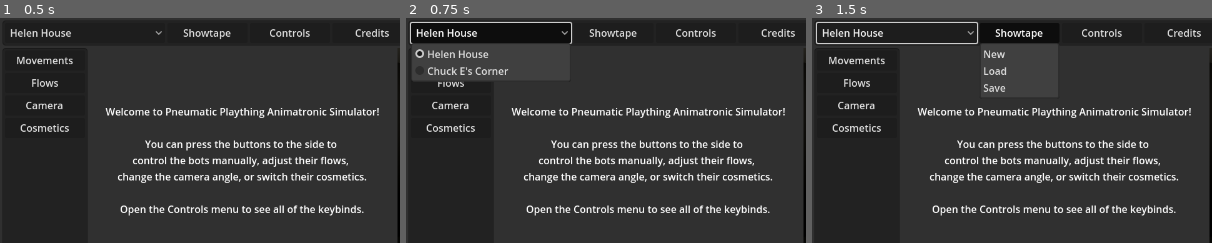
Above: before the commit, frames 1-3 (left to right).
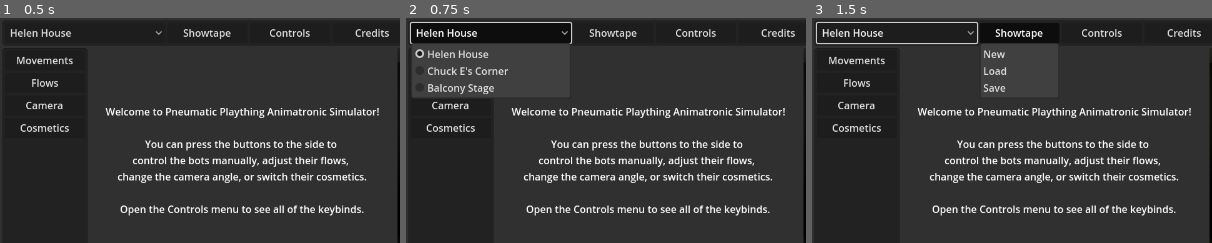
Above: after the commit, the same moments.

Repository: pizzaperp95/PneumaticPlaything
Game: Godot game, scene res://Scenes/GUI/EditorScreen.tscn
Same seed, same stepped clock (60 frames per second), same inputs: the game is played once before the commit and once after it.
Inputs:
- Up to frame 1 (0.5 s): no input
- Up to frame 2 (0.75 s): click "Helen House" at 0.5 s
- Up to frame 3 (1.5 s): click "Showtape" at 1.25 s
The pictures show only the part of the screen within x 0-50%, y 0-50%; the shares and areas given below are measured in that part.

Frame 1 is identical in both runs. In frame 2, 1.3% of the frame differs, in the area x 1-41%, y 28-36%; in frame 3, nothing differs.

Commit message:
jasper and helen balcony edition

Diff:
--- a/Scenes/GUI/EditorScreen.tscn
+++ b/Scenes/GUI/EditorScreen.tscn
@@ -199,11 +199,13 @@
 offset_right = 260.0
 offset_bottom = 36.0
 selected = 0
-item_count = 2
+item_count = 3
 popup/item_0/text = "Helen House"
 popup/item_0/id = 0
 popup/item_1/text = "Chuck E's Corner"
 popup/item_1/id = 1
+popup/item_2/text = "Balcony Stage"
+popup/item_2/id = 2
 
 [node name="MenuButton" type="MenuButton" parent="MenuBar"]
 layout_mode = 0
--- /dev/null
+++ b/Scenes/Stages/Balcony.tscn
@@ -0,0 +1,37 @@
+[gd_scene load_steps=6 format=3 uid="uid://d2g6chunc572s"]
+
+[ext_resource type="PackedScene" uid="uid://d34xfaignny8j" path="res://Models/Cyberamics/Cyber Helen.glb" id="1_w3m2i"]
+[ext_resource type="Script" uid="uid://bu68w4jnh0n2b" path="res://Scripts/AnimatronicController.gd" id="2_t4ere"]
+[ext_resource type="PackedScene" uid="uid://c2j62syov3skq" path="res://Models/Cyberamics/Cyberamic Chuck.glb" id="3_45mf1"]
+[ext_resource type="PackedScene" uid="uid://ba7i8p8olef2s" path="res://Models/Cyberamics/Cyber Jasper.glb" id="4_t4ere"]
+
+[sub_resource type="Environment" id="Environment_w3m2i"]
+ambient_light_source = 1
+
+[node name="Balcony" type="Node3D"]
+
+[node name="Jasper" parent="." instance=ExtResource("4_t4ere")]
+transform = Transform3D(0.965926, 0, 0.258819, 0, 1, 0, -0.258819, 0, 0.965926, -2, 0, 0)
+script = ExtResource("2_t4ere")
+
+[node name="Chuck" parent="." instance=ExtResource("3_45mf1")]
+script = ExtResource("2_t4ere")
+
+[node name="Helen" parent="." instance=ExtResource("1_w3m2i")]
+transform = Transform3D(0.866025, 0, -0.5, 0, 1, 0, 0.5, 0, 0.866025, 2, 0, 0)
+script = ExtResource("2_t4ere")
+
+[node name="Angle 1" type="Camera3D" parent="."]
+transform = Transform3D(1, 0, 0, 0, 0.97377, 0.227535, 0, -0.227535, 0.97377, 0, 1.81733, 3)
+fov = 60.0
+
+[node name="WorldEnvironment" type="WorldEnvironment" parent="."]
+environment = SubResource("Environment_w3m2i")
+
+[node name="OmniLight3D" type="OmniLight3D" parent="."]
+transform = Transform3D(1, 0, 0, 0, 1, 0, 0, 0, 1, 2, 1.5, 2)
+light_color = Color(1, 0.960784, 0.85098, 1)
+
+[node name="OmniLight3D2" type="OmniLight3D" parent="."]
+transform = Transform3D(1, 0, 0, 0, 1, 0, 0, 0, 1, -2, 1.5, 2)
+light_color = Color(1, 0.960784, 0.85098, 1)
--- a/Scenes/Stages/ChuckEsCorner.tscn
+++ b/Scenes/Stages/ChuckEsCorner.tscn
@@ -71,12 +71,12 @@
 script = ExtResource("4_8suoo")
 
 [node name="Chuck" type="SpotLight3D" parent="Color Spots"]
-transform = Transform3D(-0.972974, -0.0597654, 0.223048, 2.26267e-08, 0.965926, 0.258819, -0.230916, 0.251824, -0.939821, -1.57812, 4.57895, -1.25599)
+transform = Transform3D(-0.995147, -0.00124532, 0.0983965, 0.0311161, 0.944632, 0.326653, -0.0933553, 0.328129, -0.940009, -1.57812, 4.57895, -1.25599)
 visible = false
 light_color = Color(0, 0.538333, 0.85, 1)
 light_energy = 3.0
 spot_range = 6.53799
-spot_angle = 30.5982
+spot_angle = 33.4444
 spot_angle_attenuation = 0.1
 
 [node name="Angle 1" type="Camera3D" parent="."]
--- a/Scripts/EditorScreen.gd
+++ b/Scripts/EditorScreen.gd
@@ -104,11 +104,11 @@
 			41: { "bot": "Warblettes", "movement": "Mouth", "flow_in": 4.0, "flow_out": 3.0 },
 			44: { "bot": "Warblettes", "movement": "Body Rock", "flow_in": 1.0, "flow_out": 1.0 },
 			50: { "bot": "Spots", "movement": "Chuck", "flow_in": "None", "flow_out": "None" },
-			56: { "bot": "Spots", "movement": "Warblettes", "flow_in": "None", "flow_out": "None" },
 			71: { "bot": "Floods", "movement": "Red", "flow_in": "None", "flow_out": "None" },
 			72: { "bot": "Floods", "movement": "Green", "flow_in": "None", "flow_out": "None" },
 			73: { "bot": "Floods", "movement": "Blue", "flow_in": "None", "flow_out": "None" },
 			79: { "bot": "Color Spots", "movement": "Chuck", "flow_in": "None", "flow_out": "None" },
+			111: { "bot": "Spots", "movement": "Warblettes", "flow_in": "None", "flow_out": "None" },
 		},
 
 		"cosmetics":
@@ -225,6 +225,226 @@
 				},
 			}
 		}
+	},
+	"Balcony Stage":
+	{
+		"bits": 24,
+		"scene": "res://Scenes/Stages/Balcony.tscn",
+		"scene_ref_base": "SubViewport/Balcony/",
+		"camera_count": 1,
+
+		"ust_type": "Cyberamics",
+
+		"bit_mapping":
+		{
+			1: { "bot": "Chuck", "movement": "Mouth", "flow_in": 7.5, "flow_out": 6.0 },
+			2: { "bot": "Chuck", "movement": "Head Left", "flow_in": 0.8, "flow_out": 1.0 },
+			3: { "bot": "Chuck", "movement": "Head Right", "flow_in": 1.0, "flow_out": 1.0 },
+			4: { "bot": "Chuck", "movement": "Head Up", "flow_in": 2.0, "flow_out": 1.0 },
+			5: { "bot": "Chuck", "movement": "Eyes Left", "flow_in": 4.0, "flow_out": 3.0 },
+			6: { "bot": "Chuck", "movement": "Eyes Right", "flow_in": 4.0, "flow_out": 3.0 },
+			7: { "bot": "Chuck", "movement": "Eyelids", "flow_in": 7.5, "flow_out": 5.0 },
+			8: { "bot": "Chuck", "movement": "Right Arm", "flow_in": 2.0, "flow_out": 1.0 },
+			9: { "bot": "Helen", "movement": "Mouth", "flow_in": 7.5, "flow_out": 6.0 },
+			10: { "bot": "Helen", "movement": "Head Left", "flow_in": 0.8, "flow_out": 1.0 },
+			11: { "bot": "Helen", "movement": "Head Right", "flow_in": 1.0, "flow_out": 1.0 },
+			12: { "bot": "Helen", "movement": "Head Up", "flow_in": 2.0, "flow_out": 1.0 },
+			13: { "bot": "Helen", "movement": "Eyes Left", "flow_in": 4.0, "flow_out": 3.0 },
+			14: { "bot": "Helen", "movement": "Eyes Right", "flow_in": 4.0, "flow_out": 3.0 },
+			15: { "bot": "Helen", "movement": "Eyelids", "flow_in": 7.5, "flow_out": 5.0 },
+			16: { "bot": "Helen", "movement": "Right Arm", "flow_in": 2.0, "flow_out": 1.0 },
+			25: { "bot": "Jasper", "movement": "Mouth", "flow_in": 7.5, "flow_out": 6.0 },
+			26: { "bot": "Jasper", "movement": "Head Left", "flow_in": 1.0, "flow_out": 1.0 },
+			27: { "bot": "Jasper", "movement": "Head Right", "flow_in": 1.0, "flow_out": 1.0 },
+			28: { "bot": "Jasper", "movement": "Head Up", "flow_in": 2.0, "flow_out": 1.0 },
+			29: { "bot": "Jasper", "movement": "Eyes Left", "flow_in": 4.0, "flow_out": 3.0 },
+			30: { "bot": "Jasper", "movement": "Eyes Right", "flow_in": 4.0, "flow_out": 3.0 },
+			31: { "bot": "Jasper", "movement": "Eyelids", "flow_in": 7.5, "flow_out": 5.0 },
+			32: { "bot": "Jasper", "movement": "Strum", "flow_in": 2.0, "flow_out": 1.0 },
+		},
+
+		"cosmetics":
+		{
+			"Chuck E. Hat":
+			{
+				"Derby":
+				{
+					"Chuck/Chuck/Skeleton3D/Avenger Hat": false,
+					"Chuck/Chuck/Skeleton3D/Cool Chuck Hat": false,
+					"Chuck/Chuck/Skeleton3D/Derby": true,
+				},
+				"Cool Chuck":
+				{
+					"Chuck/Chuck/Skeleton3D/Avenger Hat": false,
+					"Chuck/Chuck/Skeleton3D/Cool Chuck Hat": true,
+					"Chuck/Chuck/Skeleton3D/Derby": false,
+				},
+				"Avenger":
+				{
+					"Chuck/Chuck/Skeleton3D/Avenger Hat": true,
+					"Chuck/Chuck/Skeleton3D/Cool Chuck Hat": false,
+					"Chuck/Chuck/Skeleton3D/Derby": false,
+				},
+				"None":
+				{
+					"Chuck/Chuck/Skeleton3D/Avenger Hat": false,
+					"Chuck/Chuck/Skeleton3D/Cool Chuck Hat": false,
+					"Chuck/Chuck/Skeleton3D/Derby": false,
+				}
+			},
+
+			"Chuck E. Shirt":
+			{
+				"Yellow Checker Vest":
+				{
+					"Chuck/Chuck/Skeleton3D/Avenger Shirt": false,
+					"Chuck/Chuck/Skeleton3D/Cool Chuck Shirt": false,
+					"Chuck/Chuck/Skeleton3D/Black Bowtie": true,
+					"Chuck/Chuck/Skeleton3D/Buttons": true,
+					"Chuck/Chuck/Skeleton3D/Vest Trim": true,
+					"Chuck/Chuck/Skeleton3D/Yellow Checker Vest": true,
+					"Chuck/Chuck/Skeleton3D/Rocker Vest": false,
+				},
+				"Red Vest":
+				{
+					"Chuck/Chuck/Skeleton3D/Avenger Shirt": false,
+					"Chuck/Chuck/Skeleton3D/Cool Chuck Shirt": false,
+					"Chuck/Chuck/Skeleton3D/Black Bowtie": true,
+					"Chuck/Chuck/Skeleton3D/Buttons": true,
+					"Chuck/Chuck/Skeleton3D/Vest Trim": true,
+					"Chuck/Chuck/Skeleton3D/Yellow Checker Vest": false,
+					"Chuck/Chuck/Skeleton3D/Rocker Vest": true,
+				},
+				"Cool Chuck Shirt":
+				{
+					"Chuck/Chuck/Skeleton3D/Avenger Shirt": false,
+					"Chuck/Chuck/Skeleton3D/Cool Chuck Shirt": true,
+					"Chuck/Chuck/Skeleton3D/Black Bowtie": false,
+					"Chuck/Chuck/Skeleton3D/Buttons": false,
+					"Chuck/Chuck/Skeleton3D/Vest Trim": false,
+					"Chuck/Chuck/Skeleton3D/Yellow Checker Vest": false,
+					"Chuck/Chuck/Skeleton3D/Rocker Vest": false,
+				},
+				"Avenger Shirt":
+				{
+					"Chuck/Chuck/Skeleton3D/Avenger Shirt": true,
+					"Chuck/Chuck/Skeleton3D/Cool Chuck Shirt": false,
+					"Chuck/Chuck/Skeleton3D/Black Bowtie": false,
+					"Chuck/Chuck/Skeleton3D/Buttons": false,
+					"Chuck/Chuck/Skeleton3D/Vest Trim": false,
+					"Chuck/Chuck/Skeleton3D/Yellow Checker Vest": false,
+					"Chuck/Chuck/Skeleton3D/Rocker Vest": false,
+				}
+			},
+
+			"Chuck E. Mask":
+			{
+				"PTT":
+				{
+					"Chuck/Chuck/Skeleton3D/PTT Ears": true,
+					"Chuck/Chuck/Skeleton3D/PTT Ears Inside": true,
+					"Chuck/Chuck/Skeleton3D/PTT Jaw": true,
+					"Chuck/Chuck/Skeleton3D/PTT Muzzle": true,
+					"Chuck/Chuck/Skeleton3D/Modern Ears": false,
+					"Chuck/Chuck/Skeleton3D/Modern Ears Inside": false,
+					"Chuck/Chuck/Skeleton3D/Modern Jaw": false,
+					"Chuck/Chuck/Skeleton3D/Modern Muzzle": false,
+				},
+				"Modern":
+				{
+					"Chuck/Chuck/Skeleton3D/PTT Ears": false,
+					"Chuck/Chuck/Skeleton3D/PTT Ears Inside": false,
+					"Chuck/Chuck/Skeleton3D/PTT Jaw": false,
+					"Chuck/Chuck/Skeleton3D/PTT Muzzle": false,
+					"Chuck/Chuck/Skeleton3D/Modern Ears": true,
+					"Chuck/Chuck/Skeleton3D/Modern Ears Inside": true,
+					"Chuck/Chuck/Skeleton3D/Modern Jaw": true,
+					"Chuck/Chuck/Skeleton3D/Modern Muzzle": true,
+				},
+			},
+
+			"Chuck E. Eyelids":
+			{
+				"Blue":
+				{
+					"Chuck/Chuck/Skeleton3D/Blue Eyelids": true,
+					"Chuck/Chuck/Skeleton3D/Grey Eyelids": false,
+				},
+				"Grey":
+				{
+					"Chuck/Chuck/Skeleton3D/Blue Eyelids": false,
+					"Chuck/Chuck/Skeleton3D/Grey Eyelids": true,
+				},
+			},
+
+			"Helen Eyelids":
+			{
+				"Blue":
+				{
+					"Helen/Helen/Skeleton3D/Blue Eyelids": true,
+					"Helen/Helen/Skeleton3D/Pink Eyelids": false,
+				},
+				"Pink":
+				{
+					"Helen/Helen/Skeleton3D/Blue Eyelids": false,
+					"Helen/Helen/Skeleton3D/Pink Eyelids": true,
+				},
+			},
+
+			"Helen Dress":
+			{
+				"Half Body CU":
+				{
+					"Helen/Helen/Skeleton3D/Half Body Skirt": true,
+					"Helen/Helen/Skeleton3D/Skirt": false,
+					"Helen/Helen/Skeleton3D/Black Shirt": true,
+					"Helen/Helen/Skeleton3D/Collar": true,
+				},
+				"Full Body CU":
+				{
+					"Helen/Helen/Skeleton3D/Half Body Skirt": false,
+					"Helen/Helen/Skeleton3D/Skirt": true,
+					"Helen/Helen/Skeleton3D/Black Shirt": true,
+					"Helen/Helen/Skeleton3D/Collar": true,
+				},
+			},
+
+			"Helen Hair":
+			{
+				"Large CU":
+				{
+					"Helen/Helen/Skeleton3D/BWHair Large": true,
+					"Helen/Helen/Skeleton3D/BWHair": false,
+				},
+				"Normal CU":
+				{
+					"Helen/Helen/Skeleton3D/BWHair Large": false,
+					"Helen/Helen/Skeleton3D/BWHair": true,
+				},
+			},
+
+			"Helen Mask":
+			{
+				"Road Stage":
+				{
+					"Helen/Helen/Skeleton3D/Modern Head": true,
+					"Helen/Helen/Skeleton3D/Modern Mask": true,
+					"Helen/Helen/Skeleton3D/Road Stage Jaw": true,
+					"Helen/Helen/Skeleton3D/Road Stage Beak": true,
+					"Helen/Helen/Skeleton3D/Modern Jaw": false,
+					"Helen/Helen/Skeleton3D/Modern Beak": false,
+				},
+				"Modern":
+				{
+					"Helen/Helen/Skeleton3D/Modern Head": true,
+					"Helen/Helen/Skeleton3D/Modern Mask": true,
+					"Helen/Helen/Skeleton3D/Road Stage Jaw": false,
+					"Helen/Helen/Skeleton3D/Road Stage Beak": false,
+					"Helen/Helen/Skeleton3D/Modern Jaw": true,
+					"Helen/Helen/Skeleton3D/Modern Beak": true,
+				},
+			},
+		}
 	}
 }
 
@@ -235,23 +455,23 @@
 signal erase_all()
 
 func reload_stage(stage_previously_loaded: bool) -> void:
-	if (stage_previously_loaded):
-		$SequencerPanel/TimelinePanel/VScrollBar.value = 0
-		$FlyoutPanel/Movements/VScrollBar.value = 0
-		$FlyoutPanel/FlowControls/VScrollBar.value = 0
-		$CameraPreview.visible = false
-		for row in $SequencerPanel/TimelinePanel/InvisibleMask/MovementRowsContainer.get_children():
-			row.queue_free()
-		for flow in $FlyoutPanel/FlowControls/InvisibleMask/FlowHandle.get_children():
-			flow.queue_free()
-		for movement in $FlyoutPanel/Movements/InvisibleMask/MovementHandle.get_children():
-			movement.queue_free()
-		for camera in $FlyoutPanel/Camera.get_children():
-			camera.queue_free()
-		for cosmetic_adjustment in $FlyoutPanel/Cosmetics/InvisibleMask/CosmeticsHandle.get_children():
-			cosmetic_adjustment.queue_free()
+	$SequencerPanel/TimelinePanel/VScrollBar.value = 0
+	$FlyoutPanel/Movements/VScrollBar.value = 0
+	$FlyoutPanel/FlowControls/VScrollBar.value = 0
+	$CameraPreview.visible = false
+	for row in $SequencerPanel/TimelinePanel/InvisibleMask/MovementRowsContainer.get_children():
+		row.queue_free()
+	for flow in $FlyoutPanel/FlowControls/InvisibleMask/FlowHandle.get_children():
+		flow.queue_free()
+	for movement in $FlyoutPanel/Movements/InvisibleMask/MovementHandle.get_children():
+		movement.queue_free()
+	for camera in $FlyoutPanel/Camera.get_children():
+		camera.queue_free()
+	for cosmetic_adjustment in $FlyoutPanel/Cosmetics/InvisibleMask/CosmeticsHandle.get_children():
+		cosmetic_adjustment.queue_free()
+	if ($SubViewport.get_child_count() > 0):
 		$SubViewport.get_child(0).queue_free()
-		cam_index = 0
+	cam_index = 0
 	var stage = load(stages_info[current_stage]["scene"]).instantiate()
 	$SubViewport.add_child(stage)
 
@@ -290,7 +510,8 @@
 		if (in_flow is not String):
 			var flow_control = load("res://Scenes/GUI/Controls/FlowControl.tscn").instantiate()
 			flow_control.position.y = flows_offset
-			flow_control.name = bot + " " + movement
+			flow_control.name = str(bit_number) + bot + movement + current_stage
+			flow_control.vis_name = bot + " " + movement
 			flow_control.in_value = in_flow
 			flow_control.out_value = out_flow
 			$FlyoutPanel/FlowControls/InvisibleMask/FlowHandle.add_child(flow_control)
@@ -302,6 +523,7 @@
 		row.position.y = rows_offset
 		row.base_scene_path = "../../../../../" + stages_info[current_stage]["scene_ref_base"]
 		row.animatronic = bot
+		row.current_stage = current_stage
 		if (in_flow is String): row.flow_path = "None"
 		row.movement_bit = bit_number
 		row.movement_name = movement
@@ -311,6 +533,8 @@
 		movement_button.position.y = rows_offset
 		movement_button.base_scene_path = "../../../../../" + stages_info[current_stage]["scene_ref_base"]
 		movement_button.animatronic = bot
+		movement_button.movement_bit = bit_number
+		movement_button.current_stage = current_stage
 		if (in_flow is String): movement_button.flow_path = "None"
 		movement_button.movement_name = movement
 		$FlyoutPanel/Movements/InvisibleMask/MovementHandle.add_child(movement_button)
--- a/Scripts/FlowControl.gd
+++ b/Scripts/FlowControl.gd
@@ -2,12 +2,13 @@
 
 @export var in_value : float = 1.0
 @export var out_value : float = 1.0
+@export var vis_name : String = ""
 
 signal in_value_updated(new_value: float)
 signal out_value_updated(new_value: float)
 
 func _ready() -> void:
-	$Panel/Label.text = self.name
+	$Panel/Label.text = self.vis_name
 	$Panel/InStepper.value = self.in_value
 	$Panel/OutStepper.value = self.out_value
 
--- a/Scripts/MovementButton.gd
+++ b/Scripts/MovementButton.gd
@@ -4,6 +4,8 @@
 signal movement_out(movement, rate)
 
 @export var animatronic : String
+@export var movement_bit : int
+@export var current_stage : String
 @export var base_scene_path : String
 @export var flow_path : String = "../../../../../FlyoutPanel/FlowControls/InvisibleMask/FlowHandle/"
 @export var movement_name : String
@@ -18,7 +20,7 @@
 		movement_in.connect(animatronic_node._movement_in)
 		movement_out.connect(animatronic_node._movement_out)
 	if (flow_path != "None"):
-		var flow_control = get_node(flow_path + animatronic + " " + movement_name)
+		var flow_control = get_node(flow_path + str(movement_bit) + animatronic + movement_name + current_stage)
 		flow_control.in_value_updated.connect(self._update_in_flow)
 		flow_control.out_value_updated.connect(self._update_out_flow)
 		in_flow = flow_control.in_value
--- a/Scripts/MovementRow.gd
+++ b/Scripts/MovementRow.gd
@@ -4,6 +4,7 @@
 @export var movement_name : String = "Name"
 @export var flow_path : String = "../../../../../FlyoutPanel/FlowControls/InvisibleMask/FlowHandle/"
 @export var base_scene_path : String
+@export var current_stage : String
 @export var animatronic : String
 @export var movements : Array[bool]
 @export var etching: bool = false
@@ -108,7 +109,7 @@
 
 func _ready() -> void:
 	if (flow_path != "None"):
-		var flow_control = get_node(flow_path + animatronic + " " + movement_name)
+		var flow_control = get_node(flow_path + str(movement_bit) + animatronic + movement_name + current_stage)
 		flow_control.in_value_updated.connect(self._update_in_flow)
 		flow_control.out_value_updated.connect(self._update_out_flow)
 		in_flow = flow_control.in_value
--- a/project.godot
+++ b/project.godot
@@ -16,6 +16,8 @@
 config/features=PackedStringArray("4.4", "GL Compatibility")
 boot_splash/show_image=false
 config/icon="uid://cnvfrr028730a"
+config/macos_native_icon="res://UI/icon.icns"
+config/windows_native_icon="res://UI/icon.ico"
 
 [display]
 
Binary file added: Models/Cyberamics/Cyber Helen.glb
Not shown, added: Models/Cyberamics/Cyber Helen.glb.import
Binary file added: Models/Cyberamics/Cyber Helen_beak.png
Not shown, added: Models/Cyberamics/Cyber Helen_beak.png.import
Binary file added: Models/Cyberamics/Cyber Helen_eyes.png
Not shown, added: Models/Cyberamics/Cyber Helen_eyes.png.import
Binary file added: Models/Cyberamics/Cyber Helen_fur.png
Not shown, added: Models/Cyberamics/Cyber Helen_fur.png.import
Binary file added: Models/Cyberamics/Cyber Helen_hair.png
Not shown, added: Models/Cyberamics/Cyber Helen_hair.png.import
Binary file added: Models/Cyberamics/Cyber Helen_mic.png
Not shown, added: Models/Cyberamics/Cyber Helen_mic.png.import
(and 6 more such lines)
